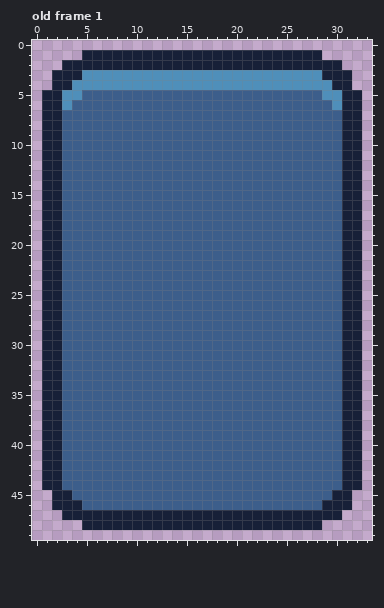
File history of a pixel-art file, Assets/Visual/ASE Sprites/UI/card.ase. The picture above is the old version.
34x50 pixels, 2 frames. Shown: old frame 1.
After:
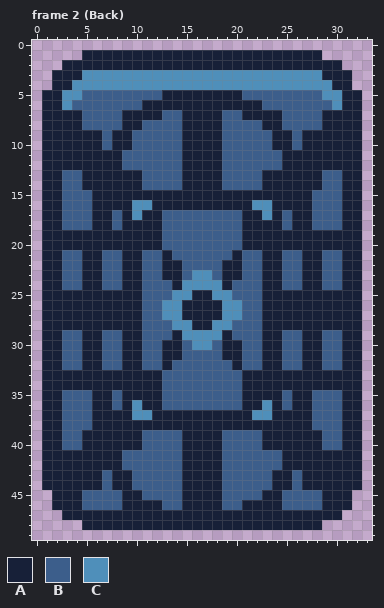
Palette (. is transparent): A #172038  B #3c5e8b  C #4f8fba
A new or re-ordered frame is compared with the old frame closest to it.
Commit: Start all cards panel
From old to new:
frames 2 -> 3
Frame 2 (Back) is new; against old frame 1:
y 5: x 13..20 BBBBBBBB -> AAAAAAAA
y 6: x 11..22 BBBBBBBBBBBB -> AAAAAAAAAAAA
y 7: x 3..4 BB -> AA; x 9..12 BBBB -> AAAA; x 15..18 BBBB -> AAAA; x 21..24 BBBB -> AAAA; x 29..30 BB -> AA
y 8: x 3..4 BB -> AA; x 9..10 BB -> AA; x 15..18 BBBB -> AAAA; x 23..24 BB -> AA; x 29..30 BB -> AA
y 9..10: x 3..6 BBBB -> AAAA; x 8..9 BB -> AA; x 15..18 BBBB -> AAAA; x 24..25 BB -> AA; x 27..30 BBBB -> AAAA
y 11..12: x 3..8 BBBBBB -> AAAAAA; x 15..18 BBBB -> AAAA; x 25..30 BBBBBB -> AAAAAA
y 13..14: x 5..10 BBBBBB -> AAAAAA; x 15..18 BBBB -> AAAA; x 23..28 BBBBBB -> AAAAAA
y 15: x 6..27 BBBBBBBBBBBBBBBBBBBBBB -> AAAAAAAAAAAAAAAAAAAAAA
y 16: x 6..27 BBBBBBBBBBBBBBBBBBBBBB -> AAAACCAAAAAAAAAACCAAAA
y 17: x 6..7 BB -> AA; x 9..12 BBBB -> ACAA; x 21..24 BBBB -> AACA; x 26..27 BB -> AA
y 18: x 6..7 BB -> AA; x 9..12 BBBB -> AAAA; x 21..24 BBBB -> AAAA; x 26..27 BB -> AA
y 19..20: x 3..12 BBBBBBBBBB -> AAAAAAAAAA; x 21..30 BBBBBBBBBB -> AAAAAAAAAA
y 21: x 5..6 BB -> AA; x 9..10 BB -> AA; x 13 B -> A; x 20 B -> A; x 23..24 BB -> AA; x 27..28 BB -> AA
y 22: x 5..6 BB -> AA; x 9..10 BB -> AA; x 13..14 BB -> AA; x 19..20 BB -> AA; x 23..24 BB -> AA; x 27..28 BB -> AA
y 23: x 5..6 BB -> AA; x 9..10 BB -> AA; x 13..14 BB -> AA; x 16..17 BB -> CC; x 19..20 BB -> AA; x 23..24 BB -> AA; x 27..28 BB -> AA
y 24: x 5..6 BB -> AA; x 9..10 BB -> AA; x 14..19 BBBBBB -> ACCCCA; x 23..24 BB -> AA; x 27..28 BB -> AA
y 25: x 3..10 BBBBBBBB -> AAAAAAAA; x 14..19 BBBBBB -> CCAACC; x 23..30 BBBBBBBB -> AAAAAAAA
y 26..27: x 3..10 BBBBBBBB -> AAAAAAAA; x 13..20 BBBBBBBB -> CCAAAACC; x 23..30 BBBBBBBB -> AAAAAAAA
y 28: x 3..10 BBBBBBBB -> AAAAAAAA; x 14..19 BBBBBB -> CCAACC; x 23..30 BBBBBBBB -> AAAAAAAA
y 29: x 5..6 BB -> AA; x 9..10 BB -> AA; x 14..19 BBBBBB -> ACCCCA; x 23..24 BB -> AA; x 27..28 BB -> AA
y 30: x 5..6 BB -> AA; x 9..10 BB -> AA; x 13..14 BB -> AA; x 16..17 BB -> CC; x 19..20 BB -> AA; x 23..24 BB -> AA; x 27..28 BB -> AA
y 31: x 5..6 BB -> AA; x 9..10 BB -> AA; x 13..14 BB -> AA; x 19..20 BB -> AA; x 23..24 BB -> AA; x 27..28 BB -> AA
y 32: x 5..6 BB -> AA; x 9..10 BB -> AA; x 13 B -> A; x 20 B -> A; x 23..24 BB -> AA; x 27..28 BB -> AA
y 33..34: x 3..12 BBBBBBBBBB -> AAAAAAAAAA; x 21..30 BBBBBBBBBB -> AAAAAAAAAA
y 35: x 6..7 BB -> AA; x 9..12 BBBB -> AAAA; x 21..24 BBBB -> AAAA; x 26..27 BB -> AA
y 36: x 6..7 BB -> AA; x 9..12 BBBB -> ACAA; x 21..24 BBBB -> AACA; x 26..27 BB -> AA
y 37: x 6..27 BBBBBBBBBBBBBBBBBBBBBB -> AAAACCAAAAAAAAAACCAAAA
y 38: x 6..27 BBBBBBBBBBBBBBBBBBBBBB -> AAAAAAAAAAAAAAAAAAAAAA
y 39..40: x 5..10 BBBBBB -> AAAAAA; x 15..18 BBBB -> AAAA; x 23..28 BBBBBB -> AAAAAA
y 41..42: x 3..8 BBBBBB -> AAAAAA; x 15..18 BBBB -> AAAA; x 25..30 BBBBBB -> AAAAAA
y 43..44: x 3..6 BBBB -> AAAA; x 8..9 BB -> AA; x 15..18 BBBB -> AAAA; x 24..25 BB -> AA; x 27..30 BBBB -> AAAA
y 45: x 4 B -> A; x 9..10 BB -> AA; x 15..18 BBBB -> AAAA; x 23..24 BB -> AA; x 29 B -> A
y 46: x 9..12 BBBB -> AAAA; x 15..18 BBBB -> AAAA; x 21..24 BBBB -> AAAA
Boxes around the changes in both pictures, in picture pixels (x1, y1, x2, y2):
changed: (62, 90, 342, 510)
